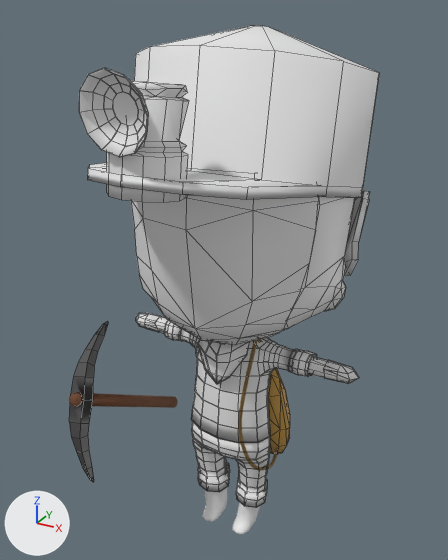
An edit to the FBX model Assets/3DModels/Character/character_base.fbx, drawn before and after from the same camera.
Camera for both pictures: a 50 mm camera at (3.93, -7.59, 8.21) aimed at (-0.14, -0.19, 4.51). Arrows for +X, +Y and +Z are at lower left; the lights stay in place. Mesh edges are drawn as thin lines on the coarser meshes. Where no turn or scale is listed for an object, it has been applied to the vertices. Vertices at the same position are counted once.

The scene before the commit, as lines of its bpy script (objects in view):
```python
mat_material_006 = principled_material('Material.006')
mat_material_006.base_color = (0.8, 0.8, 0.8)  # white #e7e7e7
mat_material_007 = principled_material('Material.007')
mat_material_007.base_color = (0.8, 0.8, 0.8)  # white #e7e7e7
me_circle_003 = bpy.data.meshes.new('Circle.003')
me_circle_003.from_pydata(...)  # 89 vertices, 101 faces; spans x -1.0..1.0, y -1.0..1.0, z -1.81..0.91
me_circle_003.materials.append(mat_material_007)  # white #e7e7e7
me_circle_004 = bpy.data.meshes.new('Circle.004')
me_circle_004.from_pydata(...)  # 96 vertices, 86 faces; spans x -1.0..1.0, y -0.93..1.04, z -0.47..0.26
me_circle_004.materials.append(mat_material_006)  # white #e7e7e7
me_cylinder_007 = bpy.data.meshes.new('Cylinder.007')
me_cylinder_007.from_pydata(...)  # 249 vertices, 286 faces; spans x -1.69..1.69, y -1.29..1.69, z -0.01..4.23
me_cylinder_007.materials.append(mat_material_009)  # white #e7e7e7
me_cylinder_011 = bpy.data.meshes.new('Cylinder.011')
me_cylinder_011.from_pydata(...)  # 386 vertices, 388 faces; spans x -0.71..0.71, y -0.592..0.262, z -2.676..-1.222
ob_body = bpy.data.objects.new('Body', me_cylinder_007)
ob_body.location = (0.0, -0.05, 3.22)
ob_lantern = bpy.data.objects.new('Lantern', me_circle_003)
ob_lantern.location = (0.0, -2.1, 7.11)
ob_lantern.rotation_euler = (-0.133, 0.0, 0.0)  # degrees (-7.6, 0, 0)
ob_lantern.scale = (0.435, 0.435, 0.435)
ob_lantern_bulb = bpy.data.objects.new('Lantern_bulb', me_circle_004)
ob_lantern_bulb.parent = ob_lantern
ob_lantern_bulb.location = (0.0217, -1.139, 0.238)
ob_lantern_bulb.rotation_euler = (1.632, -0.0372, -0.0329)  # degrees (94, -2.1, -1.9)
ob_lantern_bulb.scale = (-0.99, -0.99, -0.99)
ob_pants = bpy.data.objects.new('Pants', me_cylinder_011)
ob_pants.location = (0.0, -0.05, 3.22)
# also in view: 'Rope' at (0.55, -0.24, 2.57); 'Scarf' at (0.01, -0.44, 3.36); 'Body.001' at (0.05, 1.02, 5.08); 'Boots' at (0.0, -0.23, 0.31); 'Body.002' at (0.0, 0.0, 3.35)
```
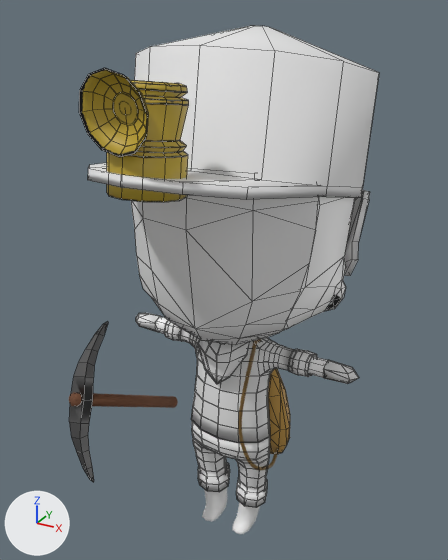
Commit message: Reexportado modelo personaje

Changed parts and their boxes (x1, y1, x2, y2) in the pictures (448 x 560 px; the box of a moved part takes in the faces that stretch with it):
'Lantern', surface changed, reshaped (grey to yellow): before (107, 81, 189, 202); after (107, 80, 189, 202)
'Body', reshaped: before (145, 197, 355, 381); after (155, 197, 355, 378)
'Lantern_bulb', surface changed (grey to yellow): (79, 68, 149, 157) in both
part 1 of me_circle_003, moved or reshaped: before (131, 81, 189, 157); after (131, 80, 189, 157)
part 2 of me_cylinder_007, moved or reshaped: before (145, 316, 337, 381); after (155, 317, 328, 378)

Edits to the bpy script that builds the scene:
```text
Add img_lantern_png:
    img_lantern_png = load_image('Lantern.png', '../../Textures/Character/Hat/Lantern/Lantern.png', 1024, 1024, 'sRGB')
Add img_lantern_bulb_png:
    img_lantern_bulb_png = load_image('Lantern_bulb.png', '../../Textures/Character/Hat/Lantern/Lantern_bulb.png', 1024, 1024, 'sRGB')
Change mat_material_007:
    remove mat_material_007.base_color = (0.8, 0.8, 0.8)  # white #e7e7e7
    add mat_material_007.texture = img_lantern_png
Change mat_material_006:
    remove mat_material_006.base_color = (0.8, 0.8, 0.8)  # white #e7e7e7
    add mat_material_006.texture = img_lantern_bulb_png
Change me_circle_003:
    used by ob_lantern; location = (0.0, -2.1, 7.11); rotation_euler = (-0.133, 0.0, 0.0), in degrees (-7.6, 0, 0); scale = (0.435, 0.435, 0.435)
    remove me_circle_003.from_pydata(...)  # 89 vertices, 101 faces; spans x -1.0..1.0, y -1.0..1.0, z -1.81..0.91
    add me_circle_003.from_pydata(...)  # 132 vertices, 122 faces; spans x -1.0..1.0, y -1.0..1.0, z -1.81..0.92
    me_circle_003 part 1
    29 vertices are removed from x -0.96..0.96, y -0.93..0.93, z -0.66..0.91
    81 faces are deleted
    3 vertices in x 0.48..0.83, y -0.83..0.83, z 0.54 move by (0.0, 0.0, -0.09)
    5 vertices move from x -0.83..0.77, y -0.96..0.96, z 0.54..0.91 to x -0.83..0.77, y -0.95..0.95, z 0.45..0.87
    61 vertices are added at x -0.95..0.95, y -0.92..0.92, z -0.65..0.92
    5 new vertices lie (0.0, 0.0, 0.1) away from vertices in x 0.0..0.83, y -0.96..0.96, z 0.54
    6 new vertices lie (0.0, 0.0, 0.1) away from vertices in x -0.95..0.95, y -0.83..0.83, z 0.45
    102 new faces join them
Change me_cylinder_007:
    used by ob_body; location = (0.0, -0.05, 3.22)
    remove me_cylinder_007.from_pydata(...)  # 249 vertices, 286 faces; spans x -1.69..1.69, y -1.29..1.69, z -0.01..4.23
    add me_cylinder_007.from_pydata(...)  # 240 vertices, 271 faces; spans x -1.66..1.66, y -1.29..1.69, z -0.01..4.23
    me_cylinder_007 part 2
    23 vertices are removed from x -1.69..1.68, y -1.18..1.37, z 0.13..1.67
    72 faces are deleted
    11 vertices move from x -1.69..1.69, y -0.07..0.17, z -0.01..0.26 to x -1.47..1.47, y -0.08..0.18, z -0.01..0.26
    14 vertices are added at x -1.58..1.47, y -1.14..1.3, z 0.13..1.49
    57 new faces join them
```
